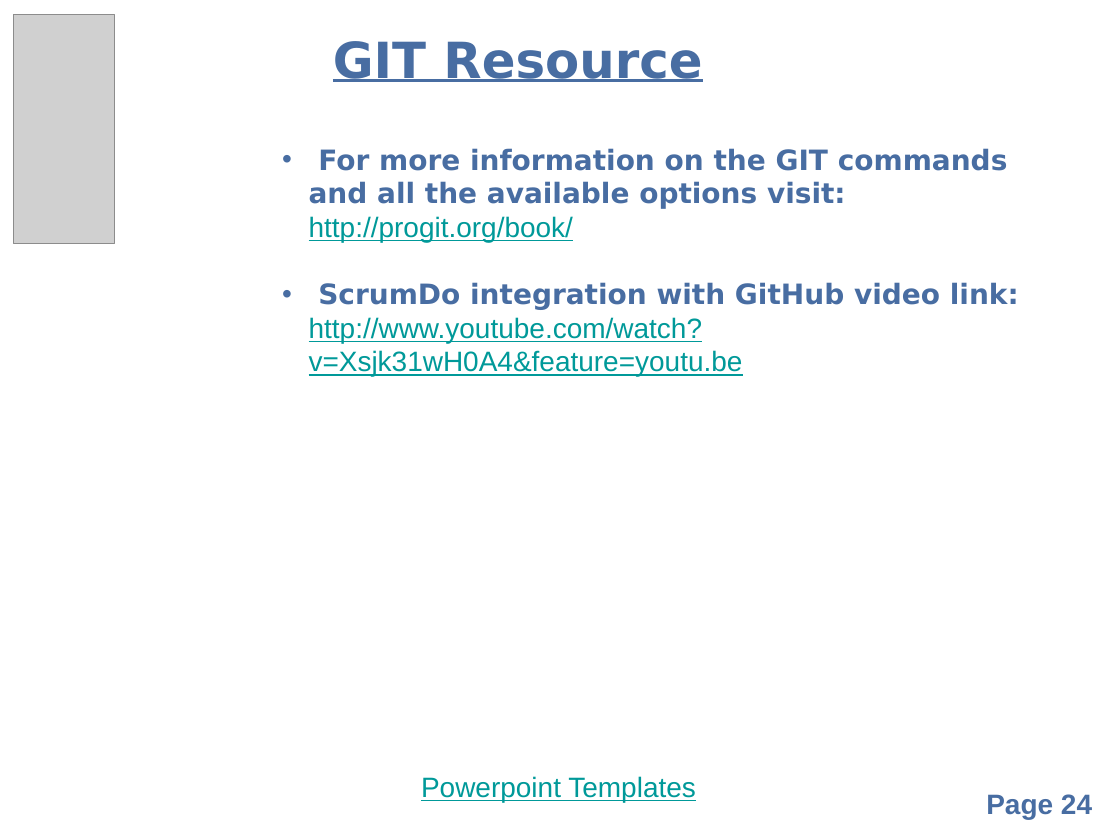
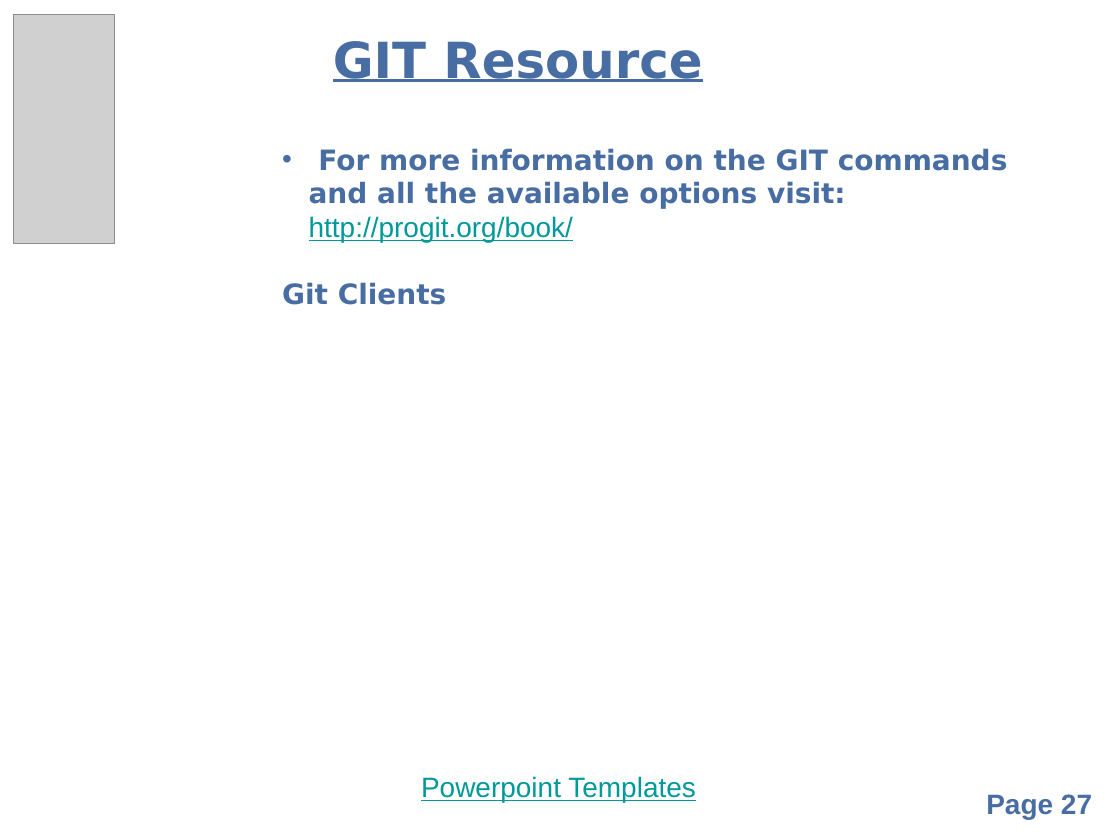
Before and after one commit to balarkrishnan/organizational, a slide deck: slide 27 of GitHub.pptx (slide 24 before the commit). Drawn at 1120x840 pixels with LibreOffice and Linux fonts; fonts in the diff are those of the drawing; grey boxes stand for pictures; background and template pictures are left out. Boxes give left, top, right and bottom in pixels: in the first picture for what was removed or moved away, otherwise in the second. Text is boxed around its words. In the diff, an @@ line names an element or a change of style, - is before the commit and + after.

```diff
--- a/GitHub.pptx
+++ b/GitHub.pptx
@@ text at [282,282,447,305]: text changed; font Arial to DejaVu Sans; text colour #009999 to #486DA2; bold on @@
-• ScrumDo integration with GitHub video link: http://www.youtube.com/watch?v=Xsjk31wH0A4&feature=youtu.be
+Git Clients
@@ page number at [986,794,1092,819]: text changed @@
-Page 24
+Page 27
```
Also in this commit, not shown: 5 other slides changed, 4 slides added, 1 slide removed.
